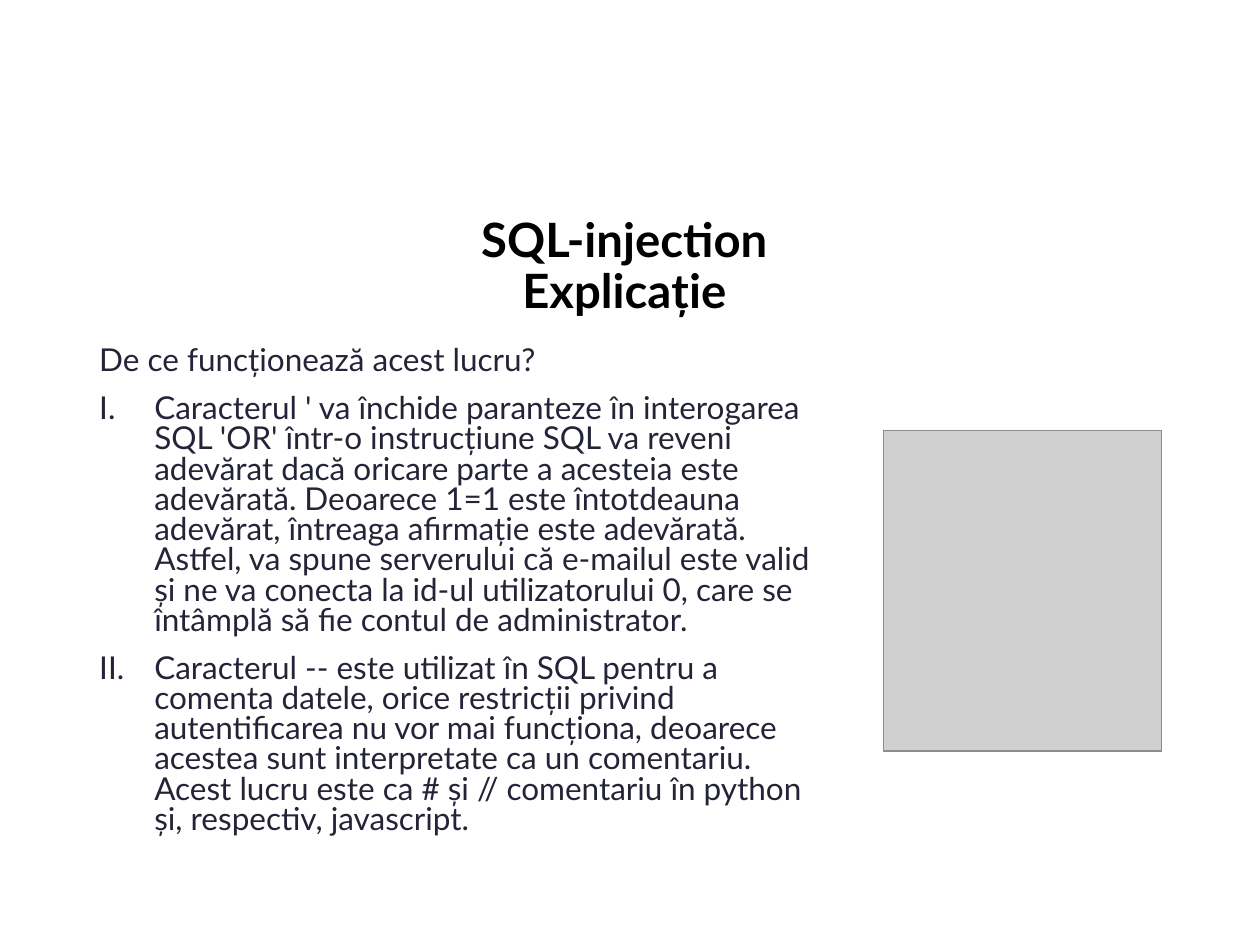
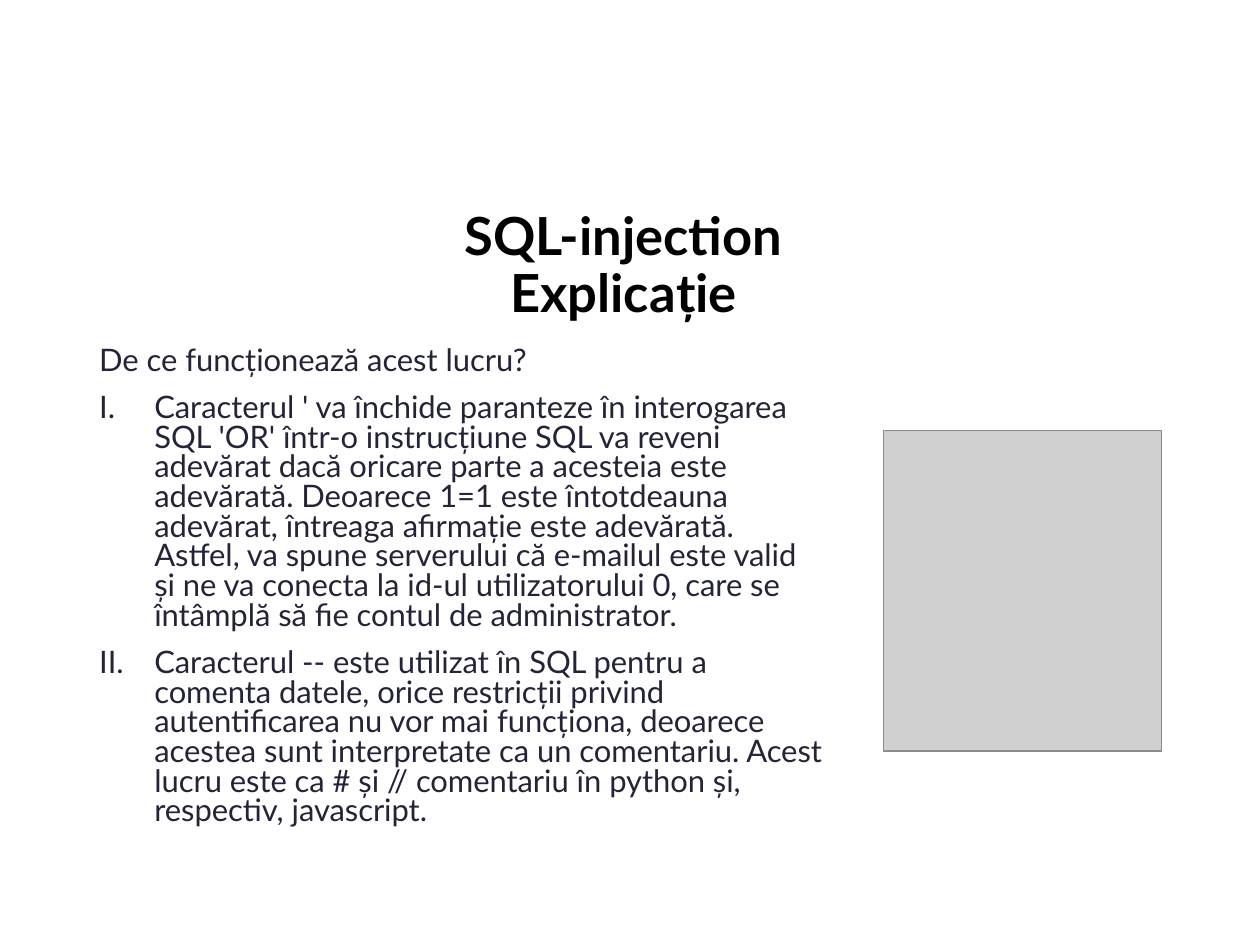
Before and after one commit to Xeoga/UTM_materiale, a slide deck: slide 6 of Sem_II/TPP/LI/SI-211_Chirita_Stanislav_TPP_LI_Securizarea_aplicaţiilor_web.pptx. Drawn at 1260x945 pixels with LibreOffice and Linux fonts; fonts in the diff are those of the drawing; grey boxes stand for pictures; background and template pictures are left out. Boxes give left, top, right and bottom in pixels: in the first picture for what was removed or moved away, otherwise in the second. Text is boxed around its words. In the diff, an @@ line names an element or a change of style, - is before the commit and + after.

```diff
--- a/Sem_II/TPP/LI/SI-211_Chirita_Stanislav_TPP_LI_Securizarea_aplicaţiilor_web.pptx
+++ b/Sem_II/TPP/LI/SI-211_Chirita_Stanislav_TPP_LI_Securizarea_aplicaţiilor_web.pptx
@@ title "SQL-injection Explicație" at (x1=465, y1=216, x2=783, y2=322): size 27 to 30 pt @@
@@ text "De ce funcționează acest lucru?" at (x1=99, y1=348, x2=822, y2=827): size 18 to 17.6 pt @@
```
Also in this commit, not shown: 9 other slides changed, 1 other file.
